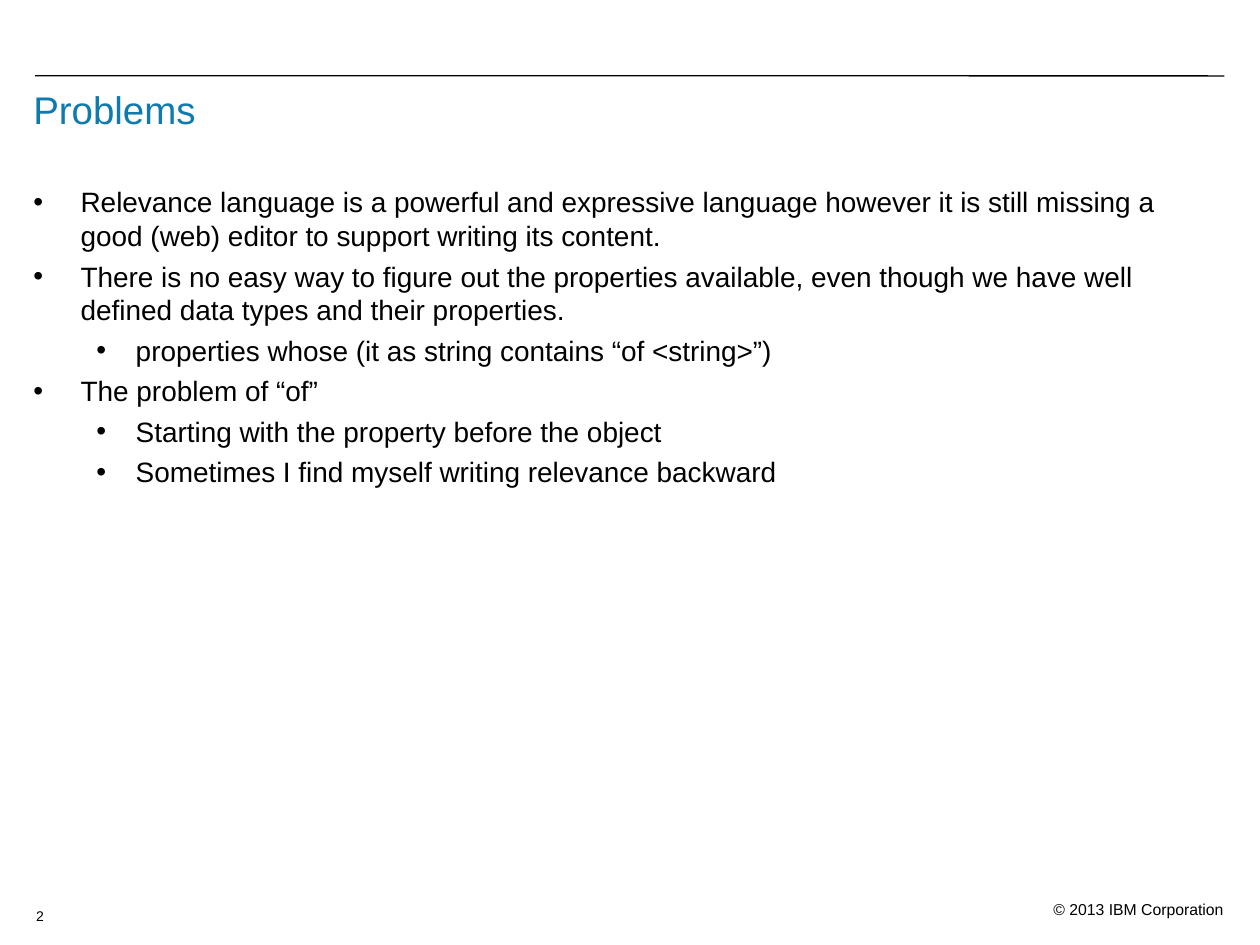
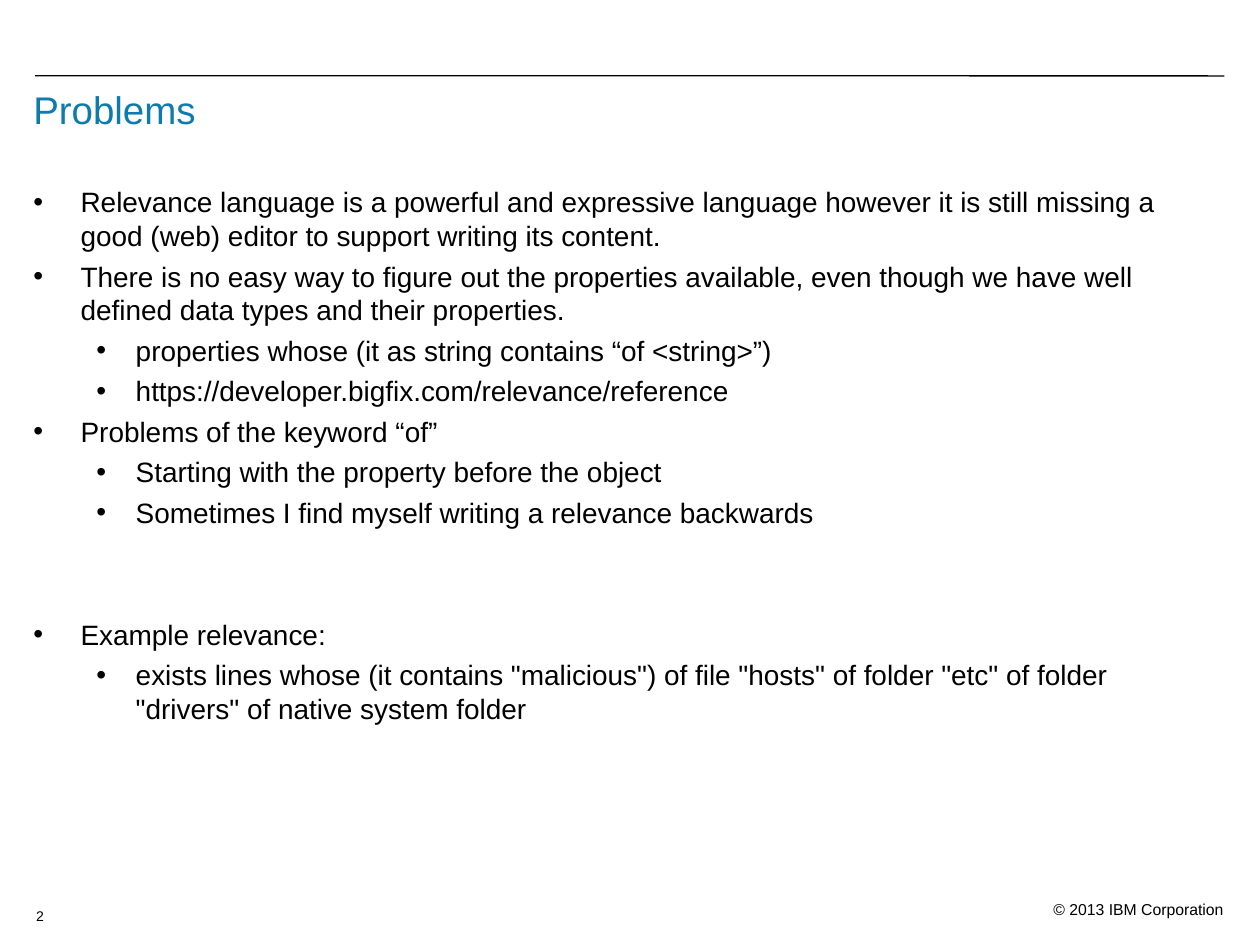
Before and after one commit to baonhan/relevance-tool, a slide deck: slide 2 of relevance_editor.ppt. Drawn at 1260x945 pixels with LibreOffice and Linux fonts; fonts in the diff are those of the drawing; background and template pictures are left out. Boxes give left, top, right and bottom in pixels: in the first picture for what was removed or moved away, otherwise in the second. Text is boxed around its words. In the diff, an @@ line names an element or a change of style, - is before the commit and + after.

```diff
--- a/relevance_editor.ppt
+++ b/relevance_editor.ppt
@@ text at box(81, 380, 729, 447): text changed @@
-• The problem of “of”
+  • https://developer.bigfix.com/relevance/reference
+• Problems of the keyword “of”
@@ text at box(81, 502, 1107, 724): text changed @@
-  • Sometimes I find myself writing relevance backward
+  • Sometimes I find myself writing a relevance backwards
+• Example relevance:
+  • exists lines whose (it contains "malicious") of file "hosts" of folder "etc" of folder "drivers" of native system folder
```
Also in this commit, not shown: 3 other slides changed, 1 other file.
